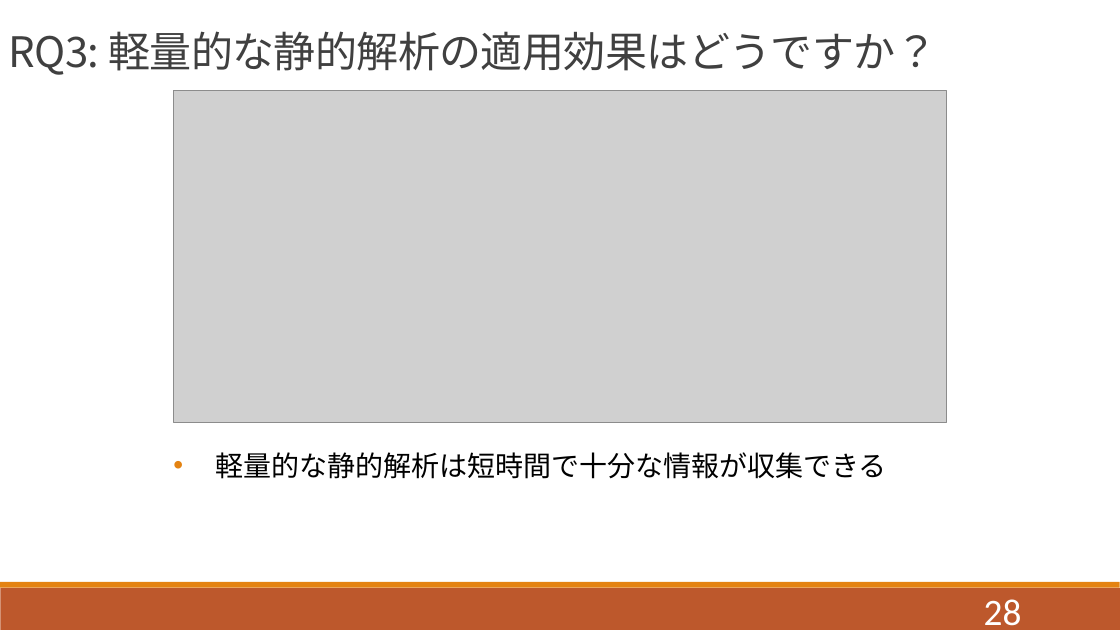
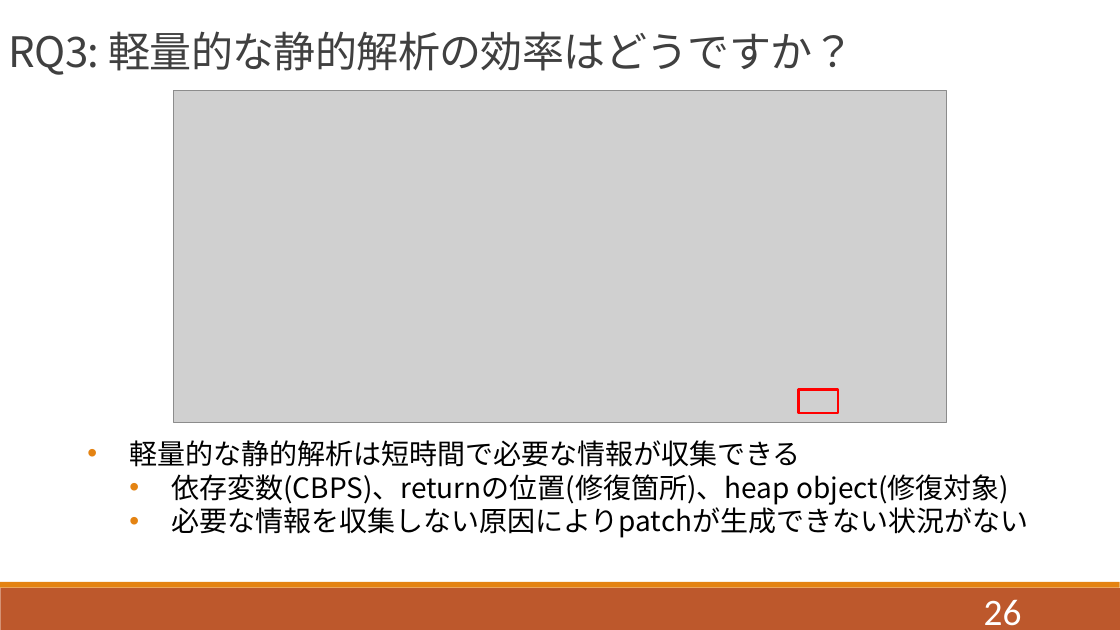
Before and after one commit to QIANZECHANG/MyResearch, a slide deck: slide 26 of 修論/修論発表.pptx (slide 28 before the commit). Drawn at 1120x630 pixels with LibreOffice and Linux fonts; fonts in the diff are those of the drawing; grey boxes stand for pictures. Boxes give left, top, right and bottom in pixels: in the first picture for what was removed or moved away, otherwise in the second. Text is boxed around its words. In the diff, an @@ line names an element or a change of style, - is before the commit and + after.

```diff
--- a/修論/修論発表.pptx
+++ b/修論/修論発表.pptx
@@ text at (x1=8, y1=31, x2=854, y2=75): text changed @@
-RQ3: 軽量的な静的解析の適用効果はどうですか？
+RQ3: 軽量的な静的解析の効率はどうですか？
@@ rectangle added at (x1=799, y1=390, x2=839, y2=413), outline #FF0000 2.25 pt @@
@@ text at (x1=129, y1=440, x2=1028, y2=538): text changed @@
-    • 軽量的な静的解析は短時間で十分な情報が収集できる
+    • 軽量的な静的解析は短時間で必要な情報が収集できる
+      • 依存変数(CBPS)、returnの位置(修復箇所)、heap object(修復対象)
+      • 必要な情報を収集しない原因によりpatchが生成できない状況がない
@@ page number at (x1=984, y1=599, x2=1022, y2=626): text changed @@
-28
+26
```
Also in this commit, not shown: 20 other slides changed, 3 slides removed.
